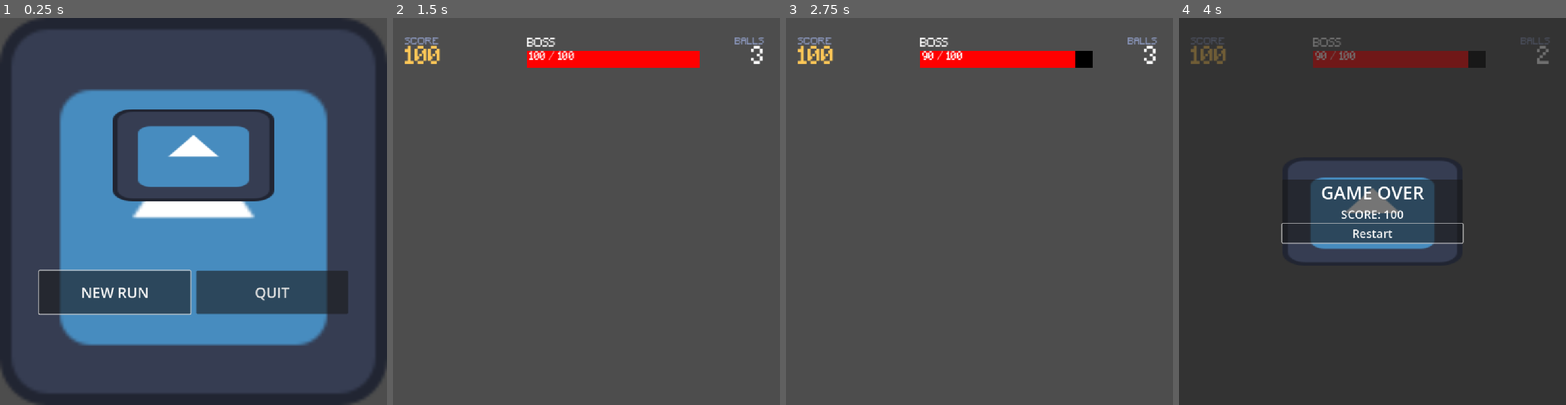
Above: before the commit, frames 1-4 (left to right).
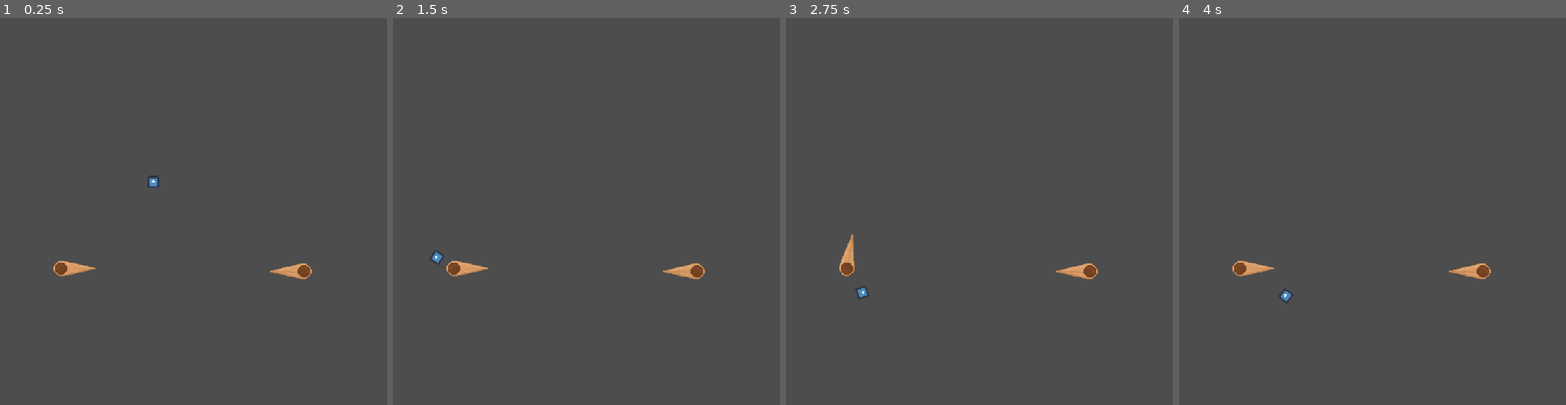
Above: after the commit, the same moments.

Repository: Josephs101/Hack-Haven-Game
Game: Godot game, scene res://scenes/PhysicsTest.tscn
Same seed, same stepped clock (60 frames per second), same inputs: the game is played once before the commit and once after it. Before the commit the project starts from res://scenes/start_menu.tscn. The engine's default icon, where the game draws it, is replaced by a stand-in: a white triangle on a blue panel in a dark square.
Inputs (mouse positions are in pixels of both pictures, inside the frame that each line leads up to):
- Up to frame 1 (0.25 s): no input
- Up to frame 2 (1.5 s): click (509, 292) at 0.5 s, where only the run before the commit has a clickable "NEW RUN"; tap Enter at 1.25 s; tap K at 1.35 s
- Up to frame 3 (2.75 s): hold A (LeftFlipper, bound only after the commit) from 2.03 s (still down); tap B at 2.1 s
- Up to frame 4 (4 s): release A (LeftFlipper, bound only after the commit) at 2.78 s; tap N at 2.85 s; tap Space at 3.5 s; tap G at 3.6 s

The runs differ from the first frame. In frame 1, 55% of the frame differs, in the area x 0-100%, y 0-100%; in frame 2, 3.2%; in frame 3, 3.2%; in frame 4, 96%.

Commit message:
Done The Flippers!
Whoooo

Diff:
--- a/project.godot
+++ b/project.godot
@@ -11,7 +11,7 @@
 [application]
 
 config/name="Hack-Haven-Project"
-run/main_scene="uid://dmwvuaxivgy71"
+run/main_scene="uid://51ki3wsnk5p0"
 config/features=PackedStringArray("4.6", "Forward Plus")
 config/icon="res://icon.svg"
 
@@ -32,6 +32,16 @@
 "events": [Object(InputEventKey,"resource_local_to_scene":false,"resource_name":"","device":-1,"window_id":0,"alt_press …(195 unchanged characters)…
 ]
 }
+LeftFlipper={
+"deadzone": 0.2,
+"events": [Object(InputEventKey,"resource_local_to_scene":false,"resource_name":"","device":0,"window_id":0,"alt_pressed":false,"shift_pressed":false,"ctrl_pressed":false,"meta_pressed":false,"pressed":false,"keycode":0,"physical_keycode":65,"key_label":0,"unicode":0,"location":0,"echo":false,"script":null)
+]
+}
+RightFlipper={
+"deadzone": 0.2,
+"events": [Object(InputEventKey,"resource_local_to_scene":false,"resource_name":"","device":0,"window_id":0,"alt_pressed":false,"shift_pressed":false,"ctrl_pressed":false,"meta_pressed":false,"pressed":false,"keycode":0,"physical_keycode":68,"key_label":0,"unicode":0,"location":0,"echo":false,"script":null)
+]
+}
 
 [physics]
 
@@ -39,4 +49,5 @@
 
 [rendering]
 
+textures/canvas_textures/default_texture_filter=0
 rendering_device/driver.windows="d3d12"
--- a/scenes/Flippers.tscn
+++ b/scenes/Flippers.tscn
@@ -1,13 +1,102 @@
 [gd_scene format=3 uid="uid://b03ya11b5bo5r"]
 
 [ext_resource type="Script" uid="uid://db2q13n3w5bpf" path="res://scenes/flippers.gd" id="1_3tc68"]
+[ext_resource type="Texture2D" uid="uid://c2c0bc6dxh6cx" path="res://assets/sprites/flipper_animation.png" id="2_jgsmh"]
 
-[sub_resource type="SpriteFrames" id="SpriteFrames_jgsmh"]
+[sub_resource type="AtlasTexture" id="AtlasTexture_jgsmh"]
+atlas = ExtResource("2_jgsmh")
+region = Rect2(480, 0, 80, 83)
 
-[node name="Flippers" type="AnimatableBody2D" unique_id=1309368954]
+[sub_resource type="AtlasTexture" id="AtlasTexture_kgykn"]
+atlas = ExtResource("2_jgsmh")
+region = Rect2(560, 0, 80, 83)
+
+[sub_resource type="AtlasTexture" id="AtlasTexture_x40yx"]
+atlas = ExtResource("2_jgsmh")
+region = Rect2(640, 0, 80, 83)
+
+[sub_resource type="AtlasTexture" id="AtlasTexture_d248x"]
+atlas = ExtResource("2_jgsmh")
+region = Rect2(80, 0, 80, 83)
+
+[sub_resource type="AtlasTexture" id="AtlasTexture_3k4ex"]
+atlas = ExtResource("2_jgsmh")
+region = Rect2(160, 0, 80, 83)
+
+[sub_resource type="AtlasTexture" id="AtlasTexture_bdufu"]
+atlas = ExtResource("2_jgsmh")
+region = Rect2(240, 0, 80, 83)
+
+[sub_resource type="AtlasTexture" id="AtlasTexture_tsws3"]
+atlas = ExtResource("2_jgsmh")
+region = Rect2(320, 0, 80, 83)
+
+[sub_resource type="AtlasTexture" id="AtlasTexture_bndg1"]
+atlas = ExtResource("2_jgsmh")
+region = Rect2(400, 0, 80, 83)
+
+[sub_resource type="AtlasTexture" id="AtlasTexture_d4tb0"]
+atlas = ExtResource("2_jgsmh")
+region = Rect2(0, 0, 80, 83)
+
+[sub_resource type="SpriteFrames" id="SpriteFrames_kgykn"]
+animations = [{
+"frames": [{
+"duration": 1.0,
+"texture": SubResource("AtlasTexture_jgsmh")
+}, {
+"duration": 1.0,
+"texture": SubResource("AtlasTexture_kgykn")
+}, {
+"duration": 1.0,
+"texture": SubResource("AtlasTexture_x40yx")
+}],
+"loop": false,
+"name": &"Fall",
+"speed": 24.0
+}, {
+"frames": [{
+"duration": 1.0,
+"texture": SubResource("AtlasTexture_d248x")
+}, {
+"duration": 1.0,
+"texture": SubResource("AtlasTexture_3k4ex")
+}, {
+"duration": 1.0,
+"texture": SubResource("AtlasTexture_bdufu")
+}, {
+"duration": 1.0,
+"texture": SubResource("AtlasTexture_tsws3")
+}, {
+"duration": 1.0,
+"texture": SubResource("AtlasTexture_bndg1")
+}],
+"loop": false,
+"name": &"Raise",
+"speed": 24.0
+}, {
+"frames": [{
+"duration": 1.0,
+"texture": SubResource("AtlasTexture_d4tb0")
+}],
+"loop": true,
+"name": &"Rest",
+"speed": 5.0
+}]
+
+[sub_resource type="ConvexPolygonShape2D" id="ConvexPolygonShape2D_jgsmh"]
+points = PackedVector2Array(-21, -1, 0, -25, 102, -1, 0, 25)
+
+[node name="Flippers" type="Node2D" unique_id=1203122303]
 script = ExtResource("1_3tc68")
 
 [node name="AnimatedSprite2D" type="AnimatedSprite2D" parent="." unique_id=668592814]
-sprite_frames = SubResource("SpriteFrames_jgsmh")
+position = Vector2(37, -40)
+scale = Vector2(1.5, 1.5)
+sprite_frames = SubResource("SpriteFrames_kgykn")
+animation = &"Rest"
 
-[node name="CollisionShape2D" type="CollisionShape2D" parent="." unique_id=1209279245]
+[node name="AnimatableBody2D" type="AnimatableBody2D" parent="." unique_id=2074405972]
+
+[node name="CollisionShape2D" type="CollisionShape2D" parent="AnimatableBody2D" unique_id=1209279245]
+shape = SubResource("ConvexPolygonShape2D_jgsmh")
--- a/scenes/PhysicsTest.tscn
+++ b/scenes/PhysicsTest.tscn
@@ -7,6 +7,7 @@
 [ext_resource type="PackedScene" uid="uid://di5btqalgjj3q" path="res://scenes/RightWall.tscn" id="5_dpjee"]
 [ext_resource type="PackedScene" uid="uid://bew01jfprilr" path="res://scenes/Peg.tscn" id="6_ga87r"]
 [ext_resource type="PackedScene" uid="uid://djtoeipqgwphp" path="res://scenes/Bumper.tscn" id="7_u21o4"]
+[ext_resource type="PackedScene" uid="uid://b03ya11b5bo5r" path="res://scenes/Flippers.tscn" id="8_xxl7r"]
 
 [node name="PhysicsTest" type="Node2D" unique_id=41022760]
 
@@ -47,3 +48,20 @@
 
 [node name="Bumper4" parent="." unique_id=1392742751 instance=ExtResource("7_u21o4")]
 position = Vector2(723, 489)
+
+[node name="Flippers" parent="." unique_id=1309368954 instance=ExtResource("8_xxl7r")]
+position = Vector2(206, 402)
+
+[node name="Flippers2" parent="." unique_id=1203122303 instance=ExtResource("8_xxl7r")]
+position = Vector2(882, 409)
+input_action = "RightFlipper"
+rotation_direction = -1.0
+
+[node name="AnimatedSprite2D" parent="Flippers2" index="0" unique_id=668592814]
+position = Vector2(-36, -39)
+flip_h = true
+
+[node name="CollisionShape2D" parent="Flippers2/AnimatableBody2D" parent_id_path=PackedInt32Array(1203122303, 2074405972) index="0" unique_id=1209279245]
+rotation = 3.1415927
+
+[editable path="Flippers2"]
--- a/scenes/flippers.gd
+++ b/scenes/flippers.gd
@@ -1,28 +1,58 @@
-extends AnimatableBody2D
 
-@export var rest_angle: float = 20.0
-@export var raised_angle: float = -35.0
-@export var rotation_speed: float = 1000.0
+extends Node2D
 
-@export var input_action: String = "flipper_left"
+@export var input_action: String = "LeftFlipper"
+@export var rotation_speed: float = 900.0
+@export var rotation_direction: float = 1.0
 
 @onready var sprite: AnimatedSprite2D = $AnimatedSprite2D
+@onready var physics_body: AnimatableBody2D = $AnimatableBody2D
+
+var raise_angles: Array[float] = [
+	-45.0, -60.0, -75.0, -80.0, -80.0
+]
+
+var fall_angles: Array[float] = [
+	-50.0, -10.0, -5.0
+]
+
+var is_pressed: bool = false
+var target_angle: float = 0.0
+
 
 func _ready() -> void:
-	rotation_degrees = rest_angle
-	sprite.play("rest")
+	sprite.animation_finished.connect(_on_animation_finished)
+	sprite.play("Rest")
+	physics_body.rotation_degrees = 0.0
+
 
 func _physics_process(delta: float) -> void:
-	var target_angle = rest_angle
+	var pressed = Input.is_action_pressed(input_action)
 
-	if Input.is_action_pressed(input_action):
-		target_angle = raised_angle
-		sprite.play("raised")
-	else:
-		sprite.play("rest")
+	if pressed and not is_pressed:
+		sprite.play("Raise")
+		is_pressed = true
 
-	rotation_degrees = move_toward(
-		rotation_degrees,
+	elif not pressed and is_pressed:
+		sprite.play("Fall")
+		is_pressed = false
+
+	if sprite.animation == "Raise":
+		var frame = mini(sprite.frame, raise_angles.size() - 1)
+		target_angle = raise_angles[frame]*rotation_direction
+
+	elif sprite.animation == "Fall":
+		var frame = mini(sprite.frame, fall_angles.size() - 1)
+		target_angle = fall_angles[frame]*rotation_direction
+
+	physics_body.rotation_degrees = move_toward(
+		physics_body.rotation_degrees,
 		target_angle,
 		rotation_speed * delta
 	)
+
+
+func _on_animation_finished() -> void:
+	if sprite.animation == "Fall":
+		sprite.play("Rest")
+		target_angle = 0.0
Binary file added: assets/sprites/flipper_animation.png
Not shown, added: assets/sprites/flipper_animation.png.import
